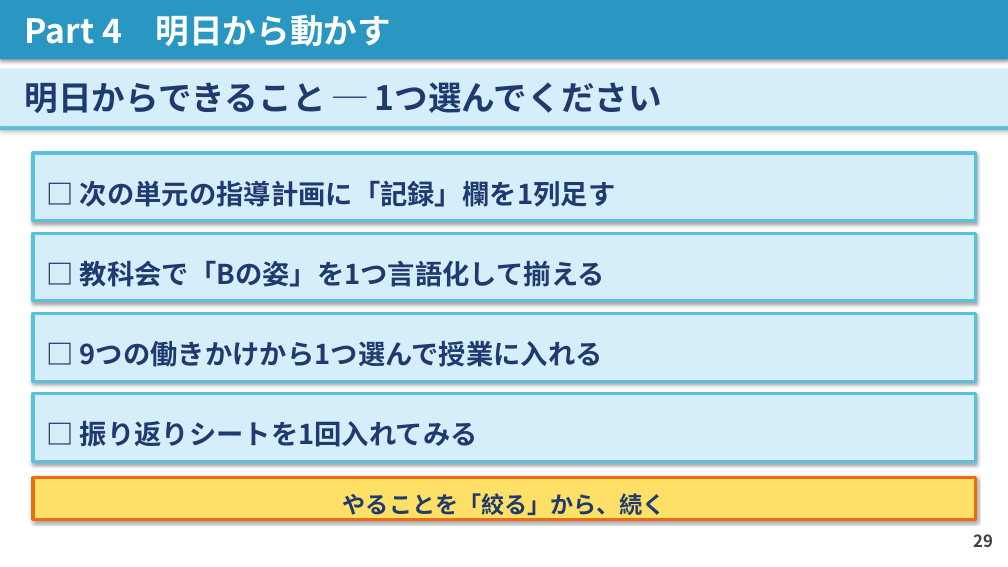
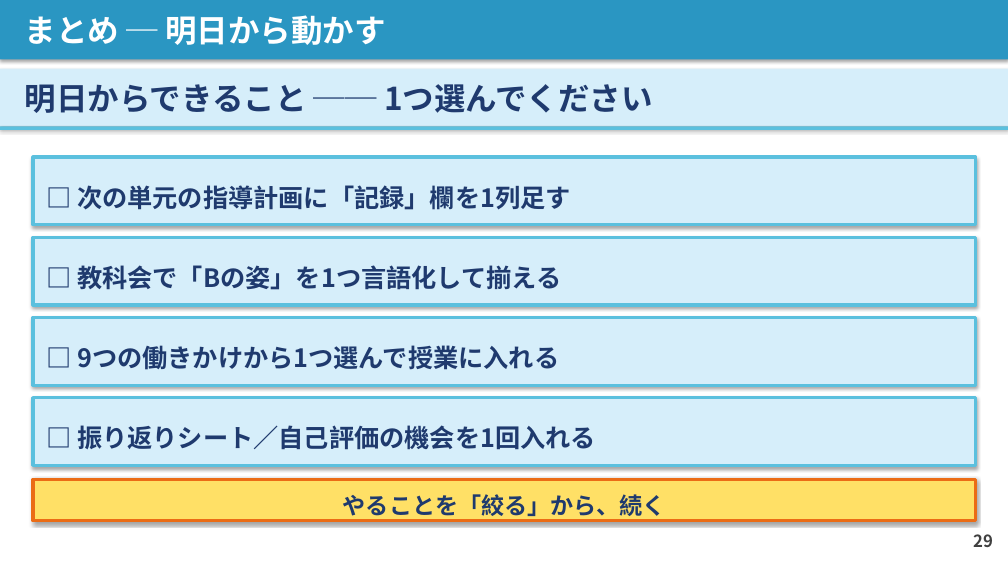
Before and after one commit to contynet730-star/con30, a slide deck: slide 29 of 講義スライド_石神井南中_20260603.pptx. Drawn at 1008x567 pixels with LibreOffice and Linux fonts; fonts in the diff are those of the drawing. Boxes give left, top, right and bottom in pixels: in the first picture for what was removed or moved away, otherwise in the second. Text is boxed around its words. In the diff, an @@ line names an element or a change of style, - is before the commit and + after.

```diff
--- a/講義スライド_石神井南中_20260603.pptx
+++ b/講義スライド_石神井南中_20260603.pptx
@@ text in rectangle at [25, 15, 385, 45]: text changed; size 32 to 30 pt @@
-Part 4 明日から動かす
+まとめ ─ 明日から動かす
@@ text in rectangle at [25, 84, 653, 113]: text changed; size 32 to 30 pt @@
-明日からできること ─ 1つ選んでください
+明日からできること ── 1つ選んでください
@@ size 26 to 24 pt in 3 elements at [33, 157, 976, 225], [33, 237, 976, 306], [33, 318, 976, 386] @@
@@ 4 rectangles: place and size @@
-4 rectangles at [33, 153, 976, 462]
+4 rectangles at [33, 157, 976, 466]
@@ text in rectangle at [77, 425, 596, 450]: text changed; size 26 to 24 pt @@
-□ 振り返りシートを1回入れてみる
+□ 振り返りシート／自己評価の機会を1回入れる
```
Also in this commit, not shown: 16 other slides changed, 13 slides added, 13 slides removed, 1 other file.
